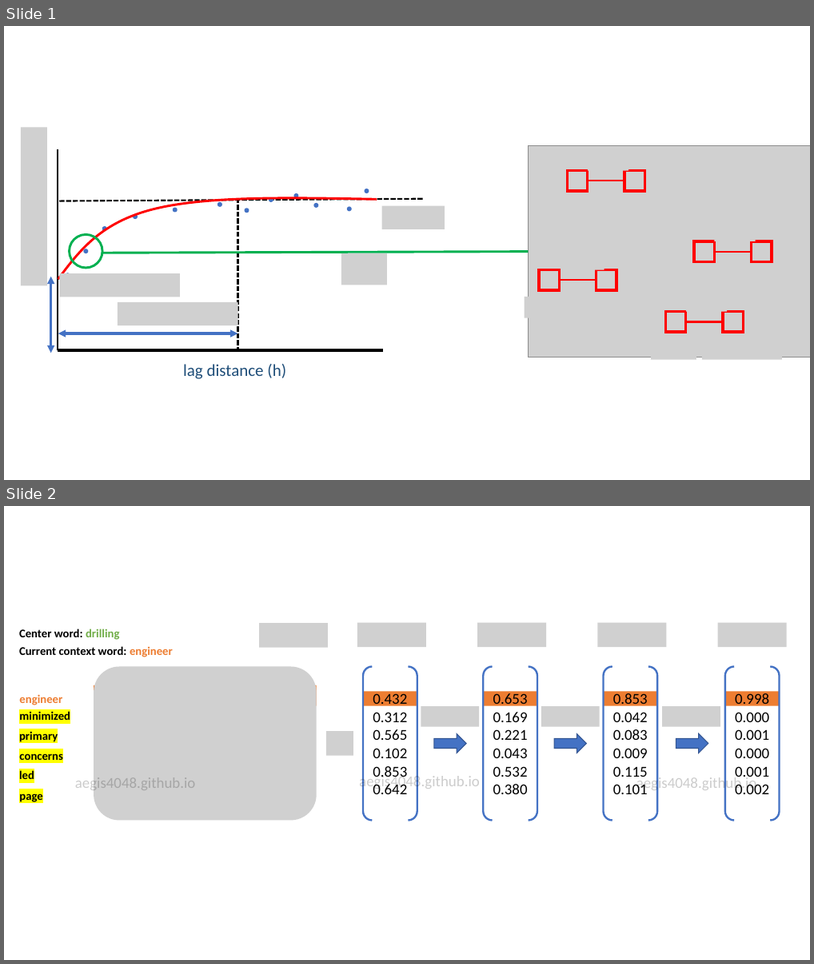
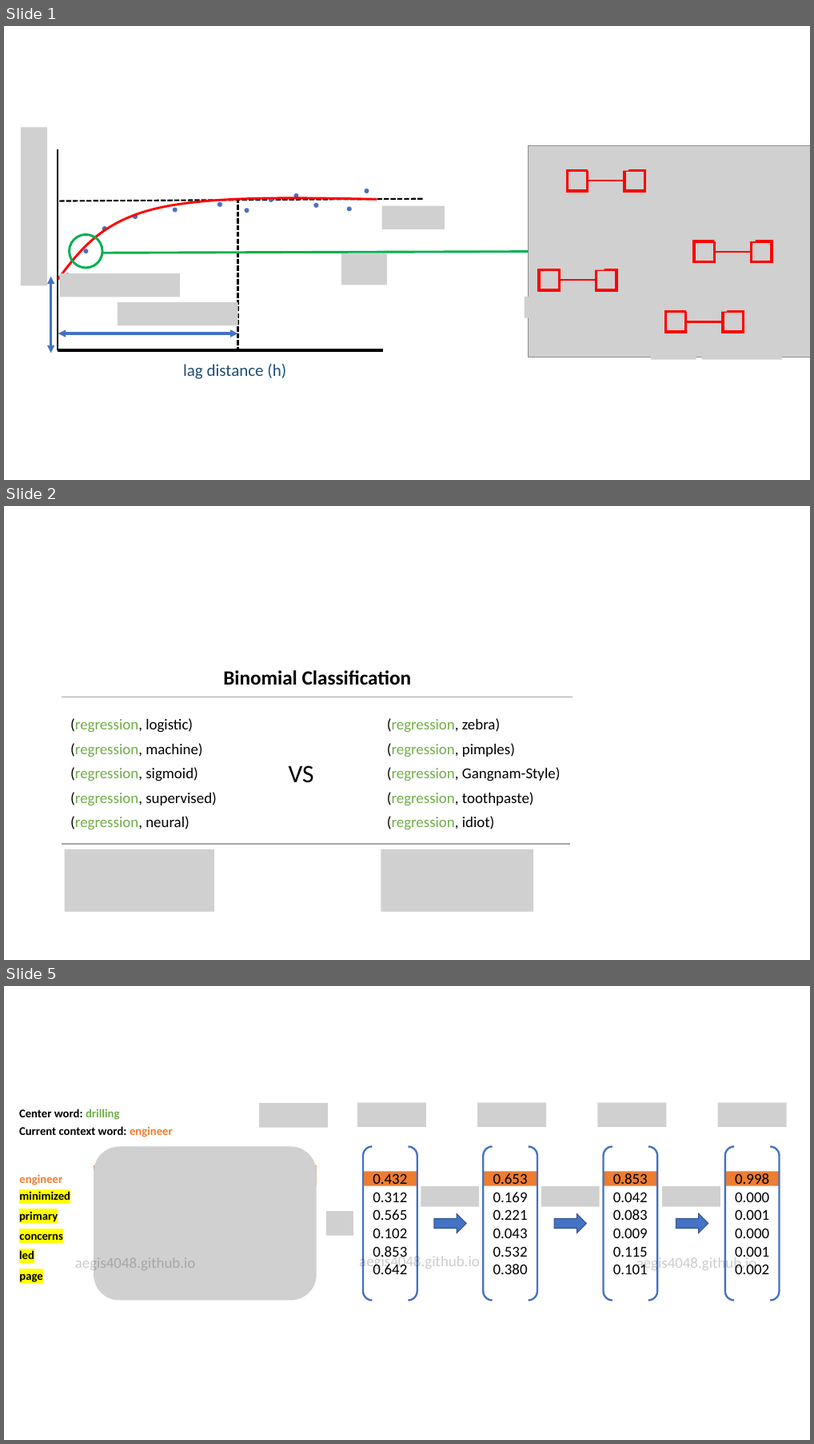
Before and after one commit to aegis4048/aegis4048.github.io, a slide deck: downloads/notebooks/spatial.pptx. Shown one above the other, each under a label of ours: slides 1 and 2 before the commit, slides 1, 2 and 5 after it; the slides between them are not shown. The pictures are 814x964 and 814x1444 pixels, drawn with LibreOffice and Linux fonts; fonts in the diff are those of the drawing; grey boxes stand for pictures. Boxes give left, top, right and bottom in pixels: in the first picture for what was removed or moved away, otherwise in the second. Text is boxed around its words. In the diff, an @@ line names an element or a change of style, - is before the commit and + after.

```diff
--- a/downloads/notebooks/spatial.pptx
+++ b/downloads/notebooks/spatial.pptx
@@ slide 2 added at [4, 506, 810, 960], background #FFFFFF @@
@@ text added at [223, 670, 412, 685], 24 pt, text #000000, bold @@
+Binomial Classification
@@ line added from (62, 697) to (574, 697), #A5A5A5 1.5 pt @@
@@ text added at [289, 765, 314, 783], 30 pt, text #000000 @@
+VS
@@ group added at [70, 718, 217, 829]: 5 texts @@
+(regression, logistic)
+(regression, machine)
+(regression, sigmoid)
+(regression, supervised)
+(regression, neural)
@@ group added at [387, 718, 561, 830]: 5 texts @@
+(regression, zebra)
+(regression, pimples)
+(regression, Gangnam-Style)
+(regression, toothpaste)
+(regression, idiot)
@@ line added from (62, 844) to (388, 844), #A5A5A5 1.5 pt @@
@@ picture added at [65, 849, 214, 912] @@
@@ line added from (378, 844) to (570, 844), #A5A5A5 1.5 pt @@
@@ picture added at [382, 849, 534, 912] @@
@@ what was slide 2 is now slide 5 @@
```
Also in this commit, not shown: 1 slide changed, 2 other slides added, 2 slides removed, 17 other files.
